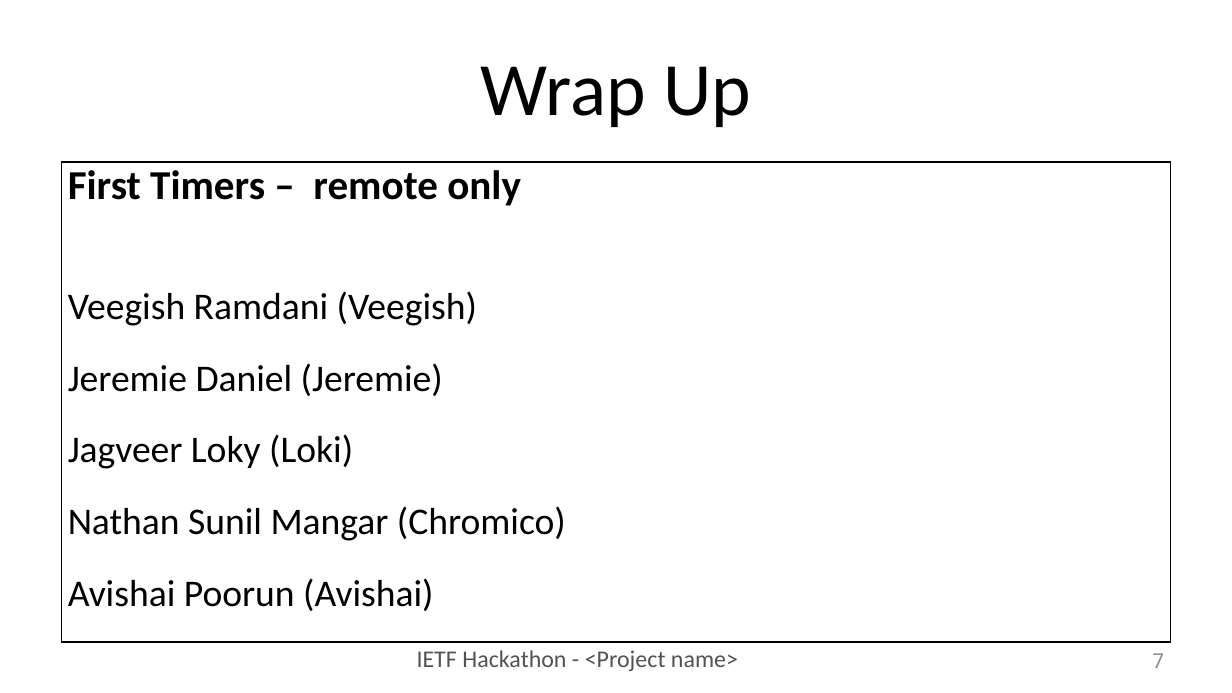
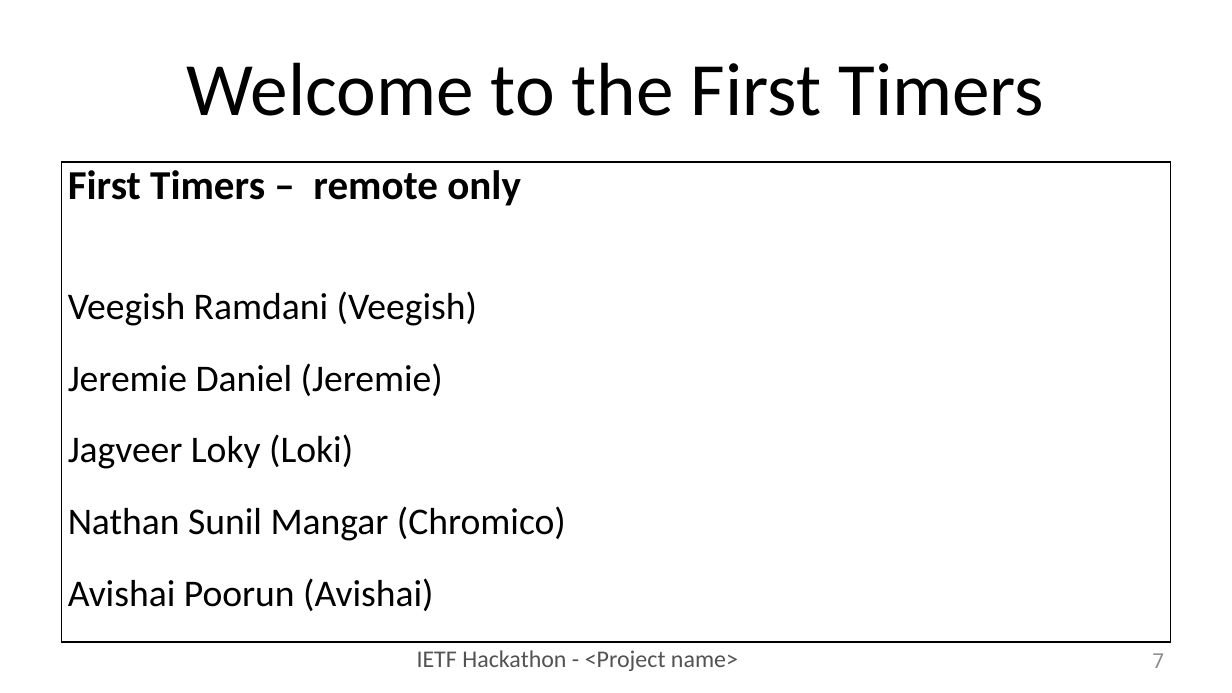
Before and after one commit to IETF-Hackathon/ietf102-project-presentations, a slide deck: slide 7 of hackathon_presentation_tls13.pptx. Drawn at 1232x693 pixels with LibreOffice and Linux fonts; fonts in the diff are those of the drawing. Boxes give left, top, right and bottom in pixels: in the first picture for what was removed or moved away, otherwise in the second. Text is boxed around its words. In the diff, an @@ line names an element or a change of style, - is before the commit and + after.

Commit message:
Fix wrap-up header

```diff
--- a/hackathon_presentation_tls13.pptx
+++ b/hackathon_presentation_tls13.pptx
@@ title at (186, 62, 1045, 116): text changed @@
-Wrap Up
+Welcome to the First Timers
```
Also in this commit, not shown: 1 other slide changed.
